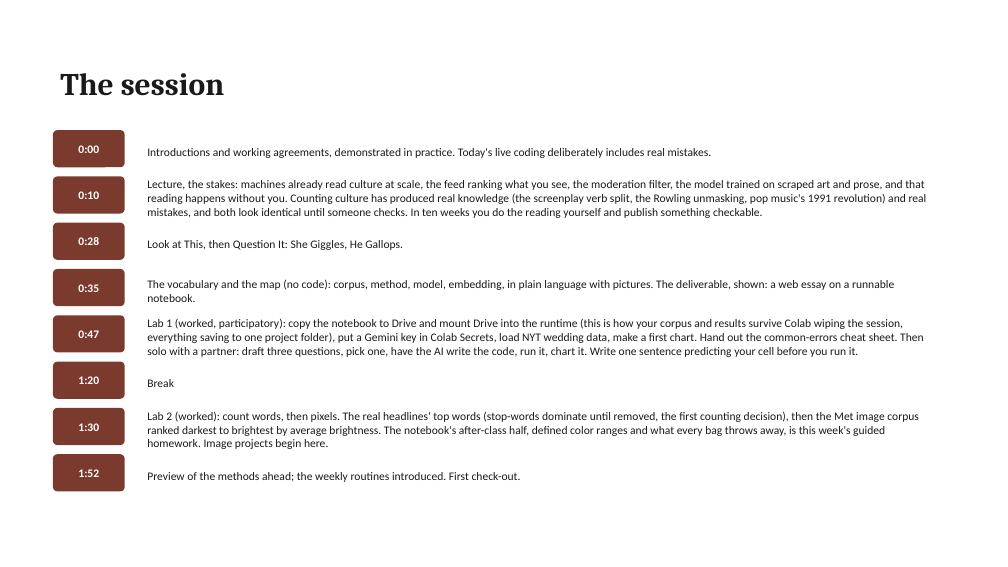
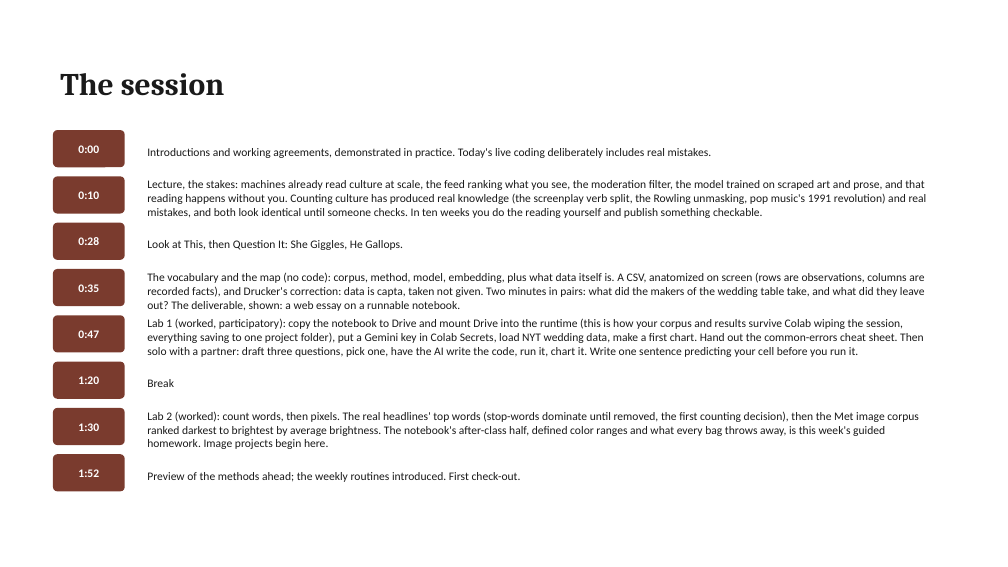
Before and after one commit to lucianli123/culture-as-data-2026, a slide deck: slide 13 of slides/pptx/week-01.pptx (slide 12 before the commit). Drawn at 1008x567 pixels with LibreOffice and Linux fonts; fonts in the diff are those of the drawing. Boxes give left, top, right and bottom in pixels: in the first picture for what was removed or moved away, otherwise in the second. Text is boxed around its words. In the diff, an @@ line names an element or a change of style, - is before the commit and + after.

Commit message:
Week 1: offline data snapshot, student investigation dials, and what-is-data/capta content
Data (notebooks/data/week01/): the full Upshot weddings CSV (7,835 rows, MIT
license included), 18 CC0 Met painting thumbnails with a crediting manifest,
and three derived catch-up files (name-keeping by year, headline word
counts, brightness/palette table) so a student who falls behind can load any
step's result. The notebook's loaders are now local-first (repo snapshot ->
live source -> built-in sample), so the whole session runs with no network;
the harness now exercises the real 7,835-row data offline. The 5,562 figure
corrected to 7,835 (rows with clear name status vs. all announcements)
in the data biography example and headline section.

Interactivity: a 'dials to turn' section - TRACK_WORD charts any word's
share of headlines over thirty years, an untouched-columns dial charts ages
and the age gap with a pick-a-claim prompt, YOUR_QUERY re-fetches and
re-ranks a different Met search live, and the color-range dict carries an
explicit edit-me invitation.

Slides and session: a new Week 1 key-points slide - what is data, CSV
anatomy on the real table, Drucker's capta ('taken, not given'), the four
columns as choices (bride name status but no groom's, ages but no
occupations), and a pair-discussion prompt. The vocabulary block in the
lesson plan and site carries the same beat; Drucker (DHQ 2011) joins the
Week 1 supplements in the syllabus and reading table.

```diff
--- a/slides/pptx/week-01.pptx
+++ b/slides/pptx/week-01.pptx
@@ text at <box>147,272,925,311</box>: text changed @@
-The vocabulary and the map (no code): corpus, method, model, embedding, in plain language with pictures. The deliverable, shown: a web essay on a runnable notebook.
+The vocabulary and the map (no code): corpus, method, model, embedding, plus what data itself is. A CSV, anatomized on screen (rows are observations, columns are recorded facts), and Drucker's correction: data is capta, taken not given. Two minutes in pairs: what did the makers of the wedding table take, and what did they leave out? The deliverable, shown: a web essay on a runnable notebook.
```
Also in this commit, not shown: 5 other slides changed, 1 slide added, 43 other files.
